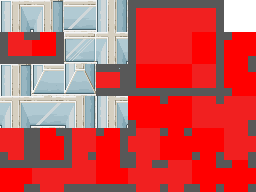
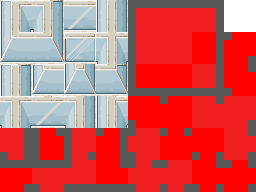
Layer changes from the first 256 x 192 image to the second:
painted on "glass wall" over (0, 32, 128, 96)
